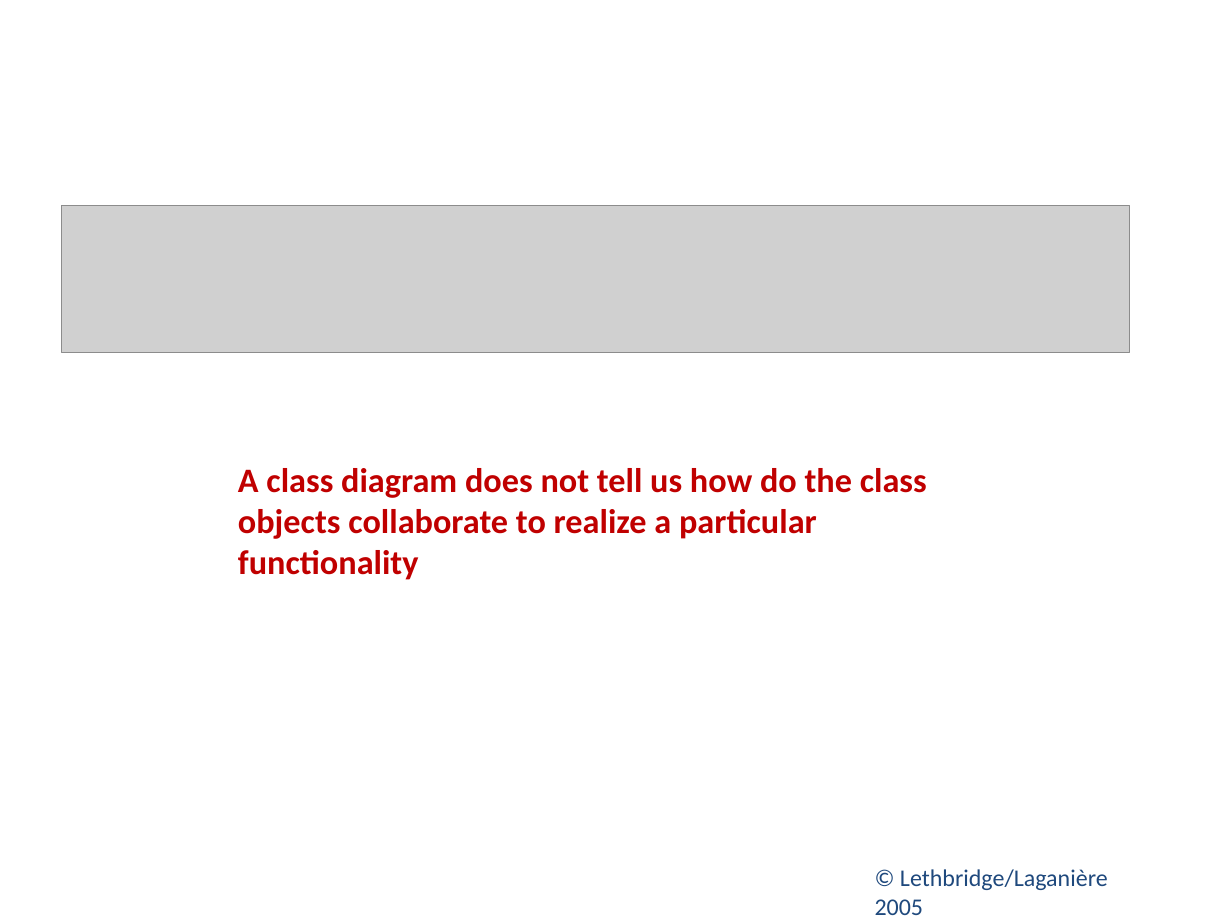
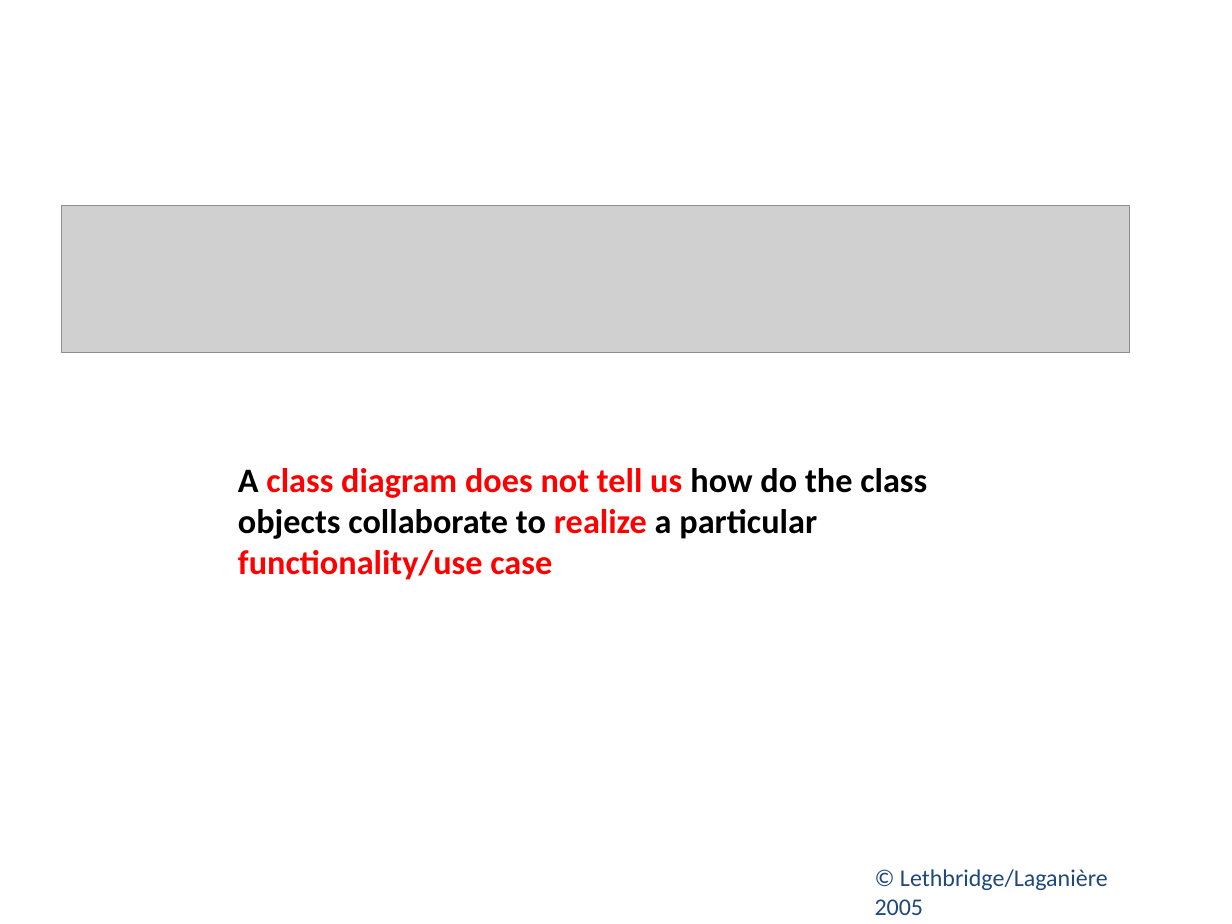
Before and after one commit to zarras/myy803-slides, a slide deck: slide 22 of 5-SoftEng-Modeling.ppt (slide 30 before the commit). Drawn at 1232x924 pixels with LibreOffice and Linux fonts; fonts in the diff are those of the drawing; grey boxes stand for pictures. Boxes give left, top, right and bottom in pixels: in the first picture for what was removed or moved away, otherwise in the second. Text is boxed around its words. In the diff, an @@ line names an element or a change of style, - is before the commit and + after.

```diff
--- a/5-SoftEng-Modeling.ppt
+++ b/5-SoftEng-Modeling.ppt
@@ text at (x1=238, y1=468, x2=927, y2=580): text changed; text colour #C00000 to #FF0000 @@
-A class diagram does not tell us how do the class objects collaborate to realize a particular functionality
+A class diagram does not tell us how do the class objects collaborate to realize a particular functionality/use case
```
Also in this commit, not shown: 11 other slides changed, 3 slides added, 6 other files.
